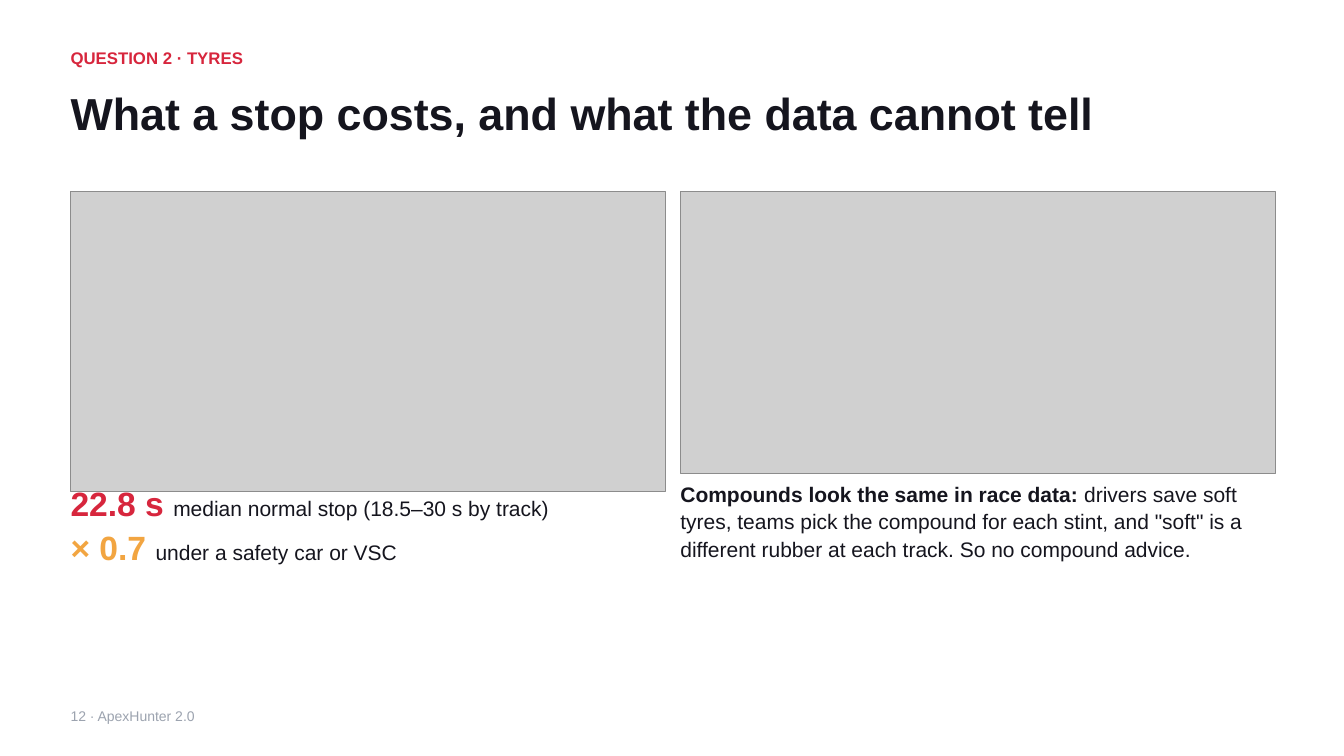
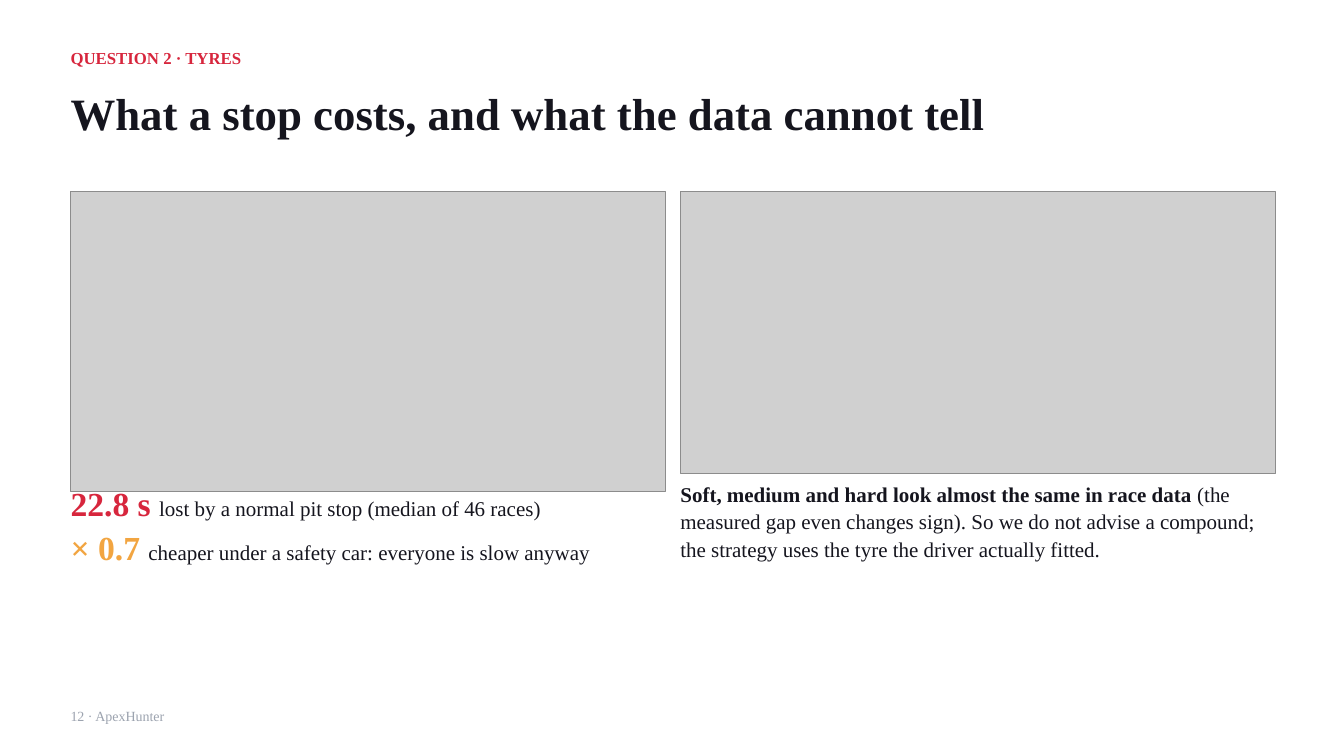
Before and after one commit to ParinShah2312/ApexHunter, a slide deck: slide 12 of docs/submission/ApexHunter_Presentation.pptx. Drawn at 1344x756 pixels with LibreOffice and Linux fonts; fonts in the diff are those of the drawing; grey boxes stand for pictures. Boxes give left, top, right and bottom in pixels: in the first picture for what was removed or moved away, otherwise in the second. Text is boxed around its words. In the diff, an @@ line names an element or a change of style, - is before the commit and + after.

```diff
--- a/docs/submission/ApexHunter_Presentation.pptx
+++ b/docs/submission/ApexHunter_Presentation.pptx
@@ text "QUESTION 2 · TYRES" at (x1=71, y1=53, x2=241, y2=67): font Arial to Times New Roman @@
@@ text "What a stop costs, and ..." at (x1=71, y1=99, x2=984, y2=140): font Arial to Times New Roman @@
@@ text at (x1=71, y1=489, x2=589, y2=565): text changed; font Arial to Times New Roman @@
-22.8 s median normal stop (18.5–30 s by track)
-× 0.7 under a safety car or VSC
+22.8 s lost by a normal pit stop (median of 46 races)
+× 0.7 cheaper under a safety car: everyone is slow anyway
@@ text at (x1=680, y1=487, x2=1254, y2=562): text changed; font Arial to Times New Roman @@
-Compounds look the same in race data: drivers save soft tyres, teams pick the compound for each stint, and "soft" is a different rubber at each track. So no compound advice.
+Soft, medium and hard look almost the same in race data (the measured gap even changes sign). So we do not advise a compound; the strategy uses the tyre the driver actually fitted.
@@ text at (x1=71, y1=712, x2=164, y2=724): text changed; font Arial to Times New Roman @@
-12 · ApexHunter 2.0
+12 · ApexHunter
```
Also in this commit, not shown: 20 other slides changed, 4 slides added, 2 slides removed, 44 other files.
